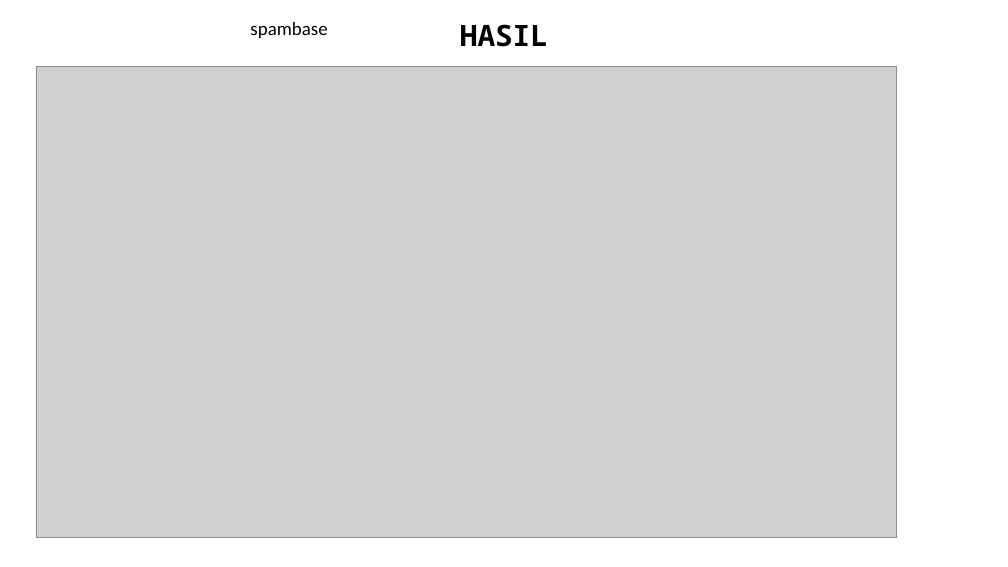
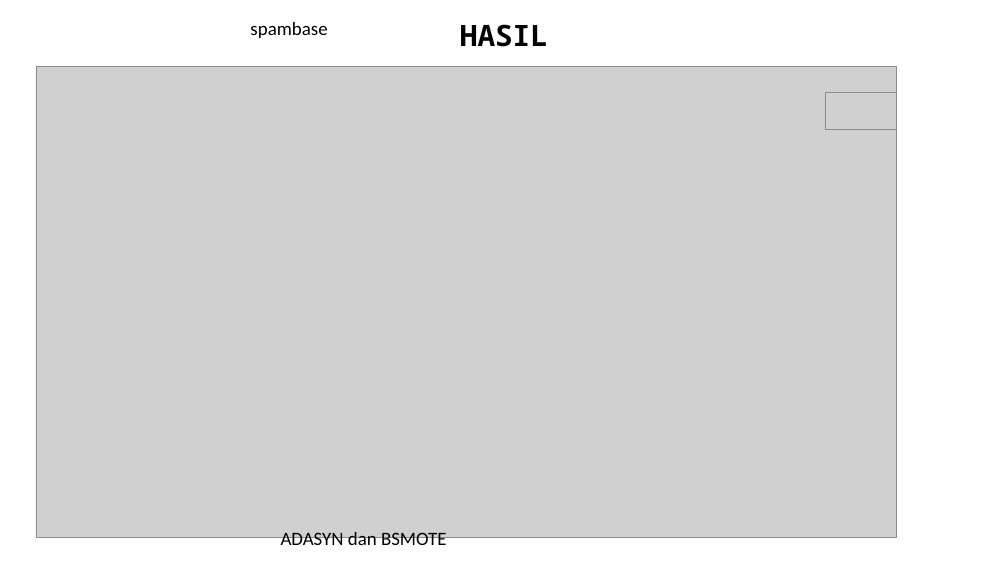
Before and after one commit to zkgz/skripsi, a slide deck: slide 53 of skripsi/Skripsi Pro/Presentation1.pptx (slide 52 before the commit). Drawn at 1008x567 pixels with LibreOffice and Linux fonts; fonts in the diff are those of the drawing; grey boxes stand for pictures. Boxes give left, top, right and bottom in pixels: in the first picture for what was removed or moved away, otherwise in the second. Text is boxed around its words. In the diff, an @@ line names an element or a change of style, - is before the commit and + after.

```diff
--- a/skripsi/Skripsi Pro/Presentation1.pptx
+++ b/skripsi/Skripsi Pro/Presentation1.pptx
@@ picture added at [825, 93, 896, 130] @@
@@ text added at [281, 532, 447, 551], 18 pt, text #000000 @@
+ADASYN dan BSMOTE
```
Also in this commit, not shown: 5 other slides changed, 1 slide added, 5 other files.
